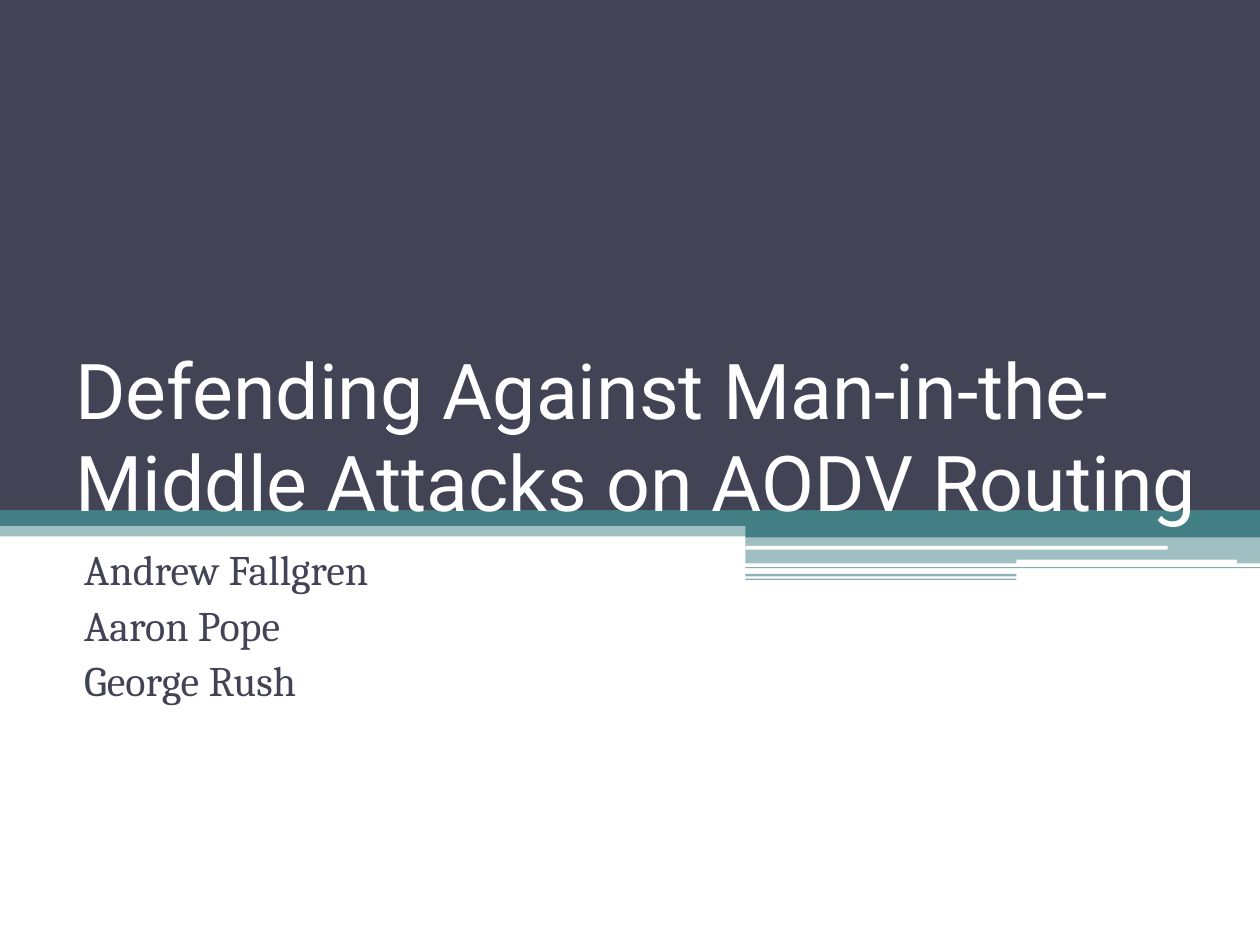
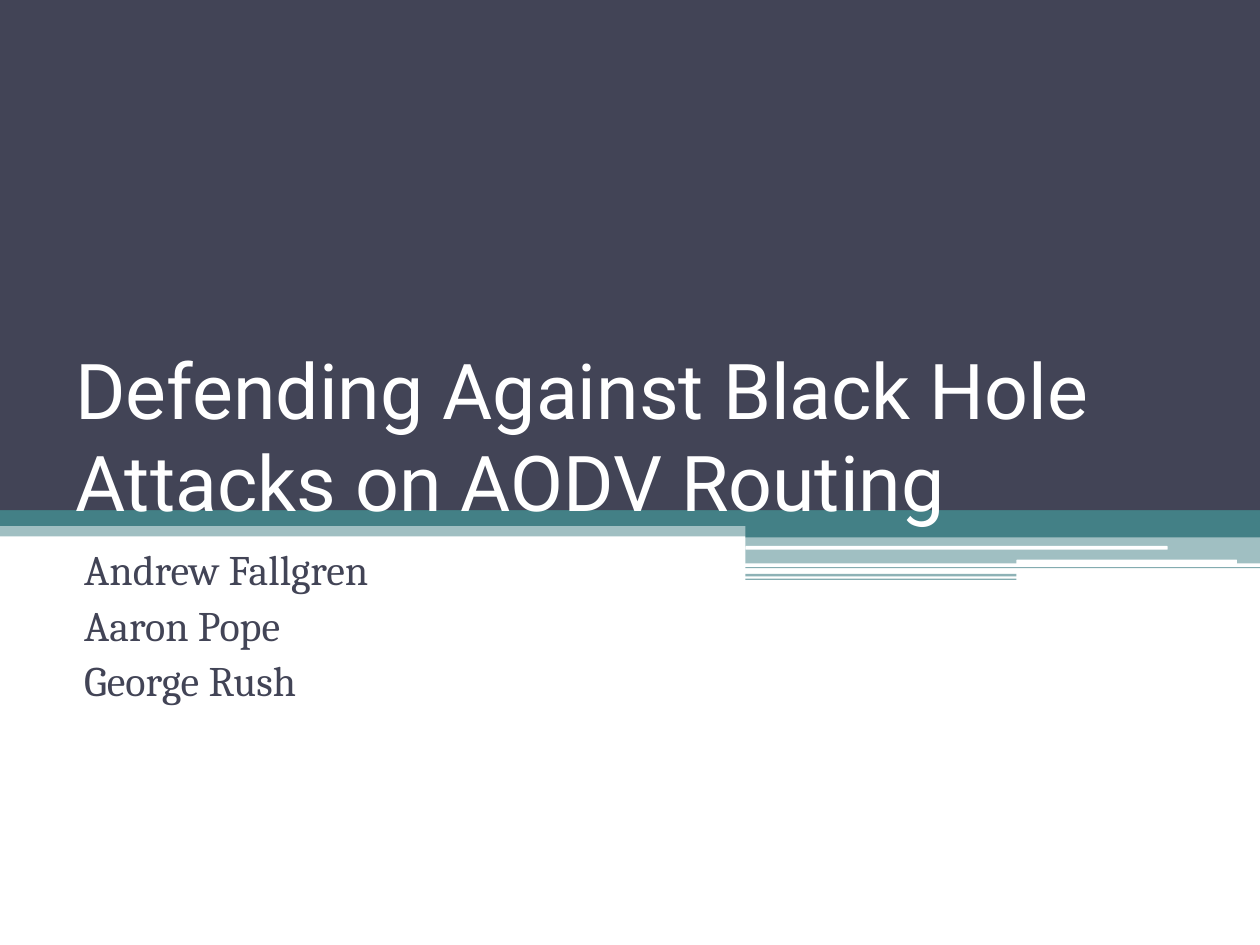
Before and after one commit to gdr34b/netsecproject, a slide deck: slide 1 of final_presentation/final_presentation.pptx. Drawn at 1260x945 pixels with LibreOffice and Linux fonts; fonts in the diff are those of the drawing. Boxes give left, top, right and bottom in pixels: in the first picture for what was removed or moved away, otherwise in the second. Text is boxed around its words. In the diff, an @@ line names an element or a change of style, - is before the commit and + after.

```diff
--- a/final_presentation/final_presentation.pptx
+++ b/final_presentation/final_presentation.pptx
@@ title at box(75, 360, 1088, 529): text changed @@
-Defending Against Man-in-the-Middle Attacks on AODV Routing
+Defending Against Black Hole Attacks on AODV Routing
```
Also in this commit, not shown: 4 other slides changed, 2 slides added.
